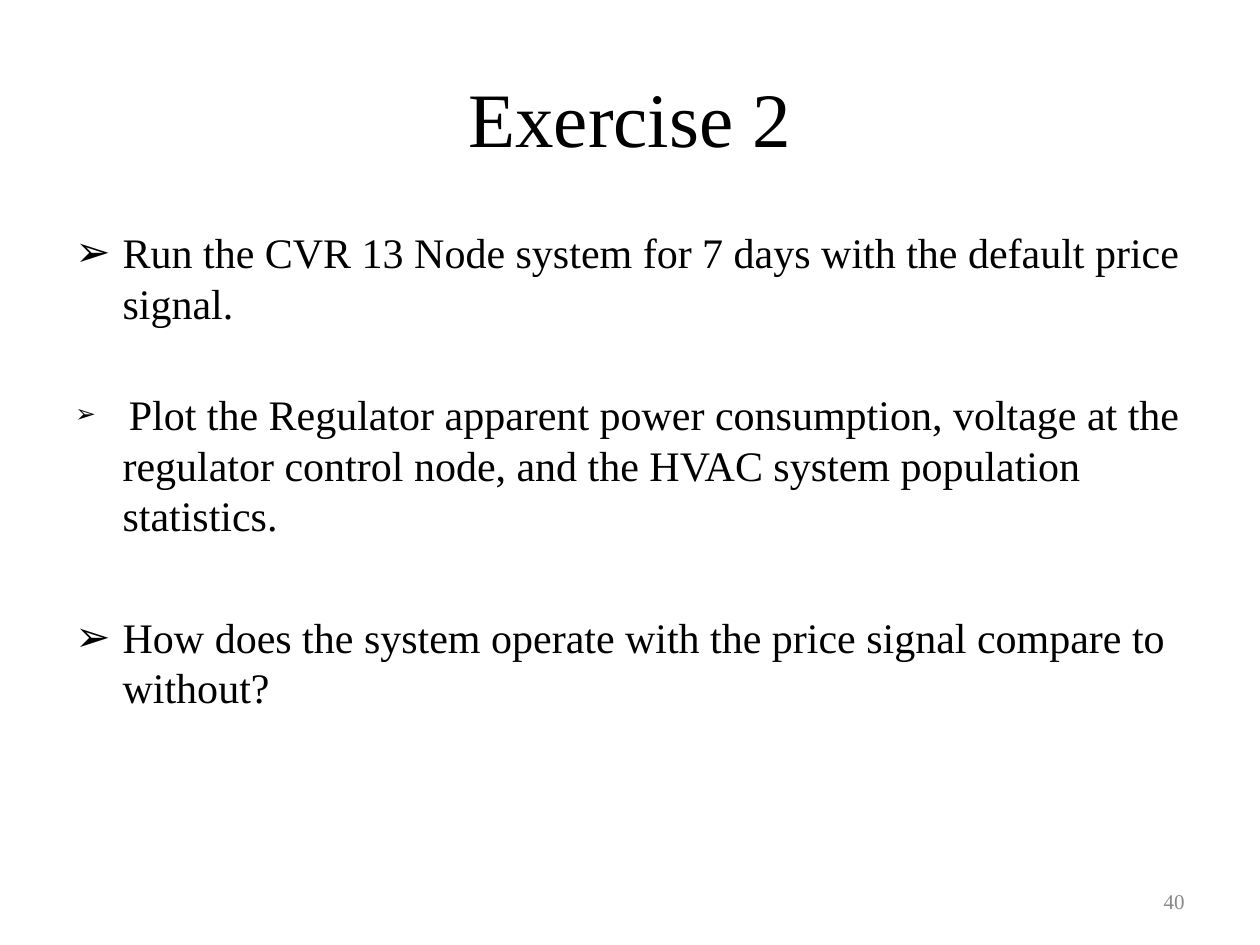
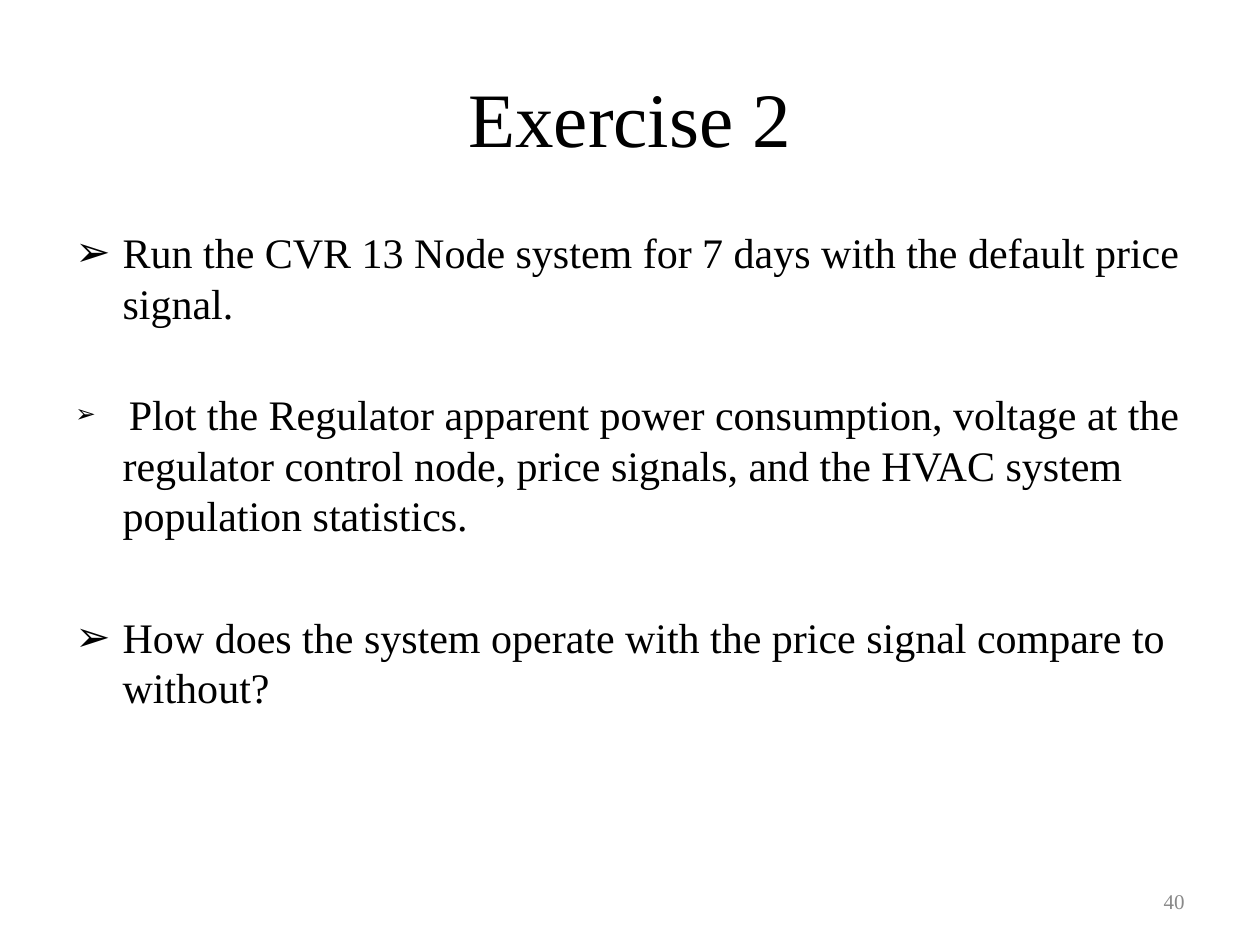
Before and after one commit to gridlab-d/course, a slide deck: slide 40 of Distribution_Analysis_Course/3.0 - Demand_Responce.ppt. Drawn at 1260x945 pixels with LibreOffice and Linux fonts; fonts in the diff are those of the drawing. Boxes give left, top, right and bottom in pixels: in the first picture for what was removed or moved away, otherwise in the second. Text is boxed around its words. In the diff, an @@ line names an element or a change of style, - is before the commit and + after.

```diff
--- a/Distribution_Analysis_Course/3.0 - Demand_Responce.ppt
+++ b/Distribution_Analysis_Course/3.0 - Demand_Responce.ppt
@@ text at (123,401,1179,540): text changed @@
-➢ Plot the Regulator apparent power consumption, voltage at the regulator control node, and the HVAC system population statistics.
+➢ Plot the Regulator apparent power consumption, voltage at the regulator control node, price signals, and the HVAC system population statistics.
```
Also in this commit, not shown: 1 other slide changed.
